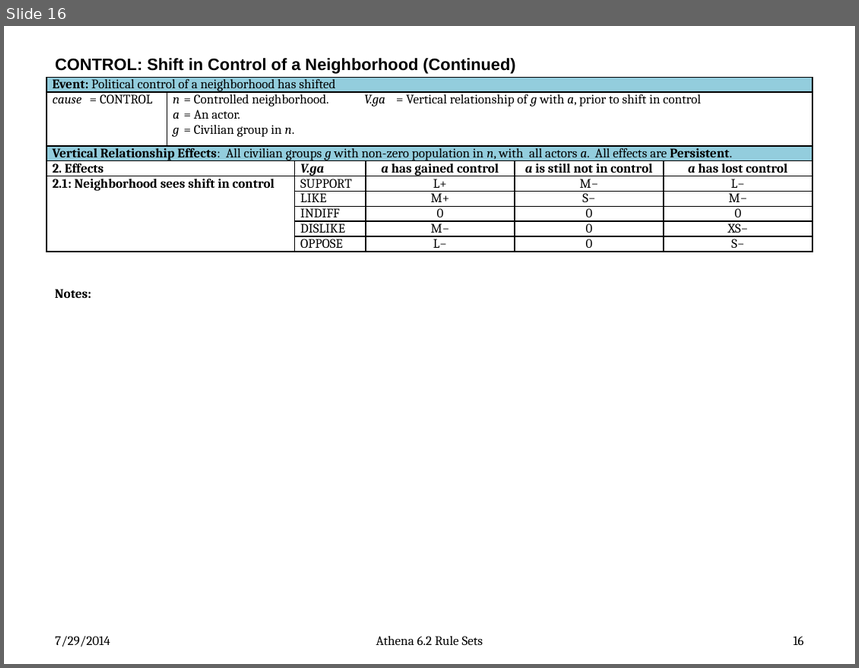
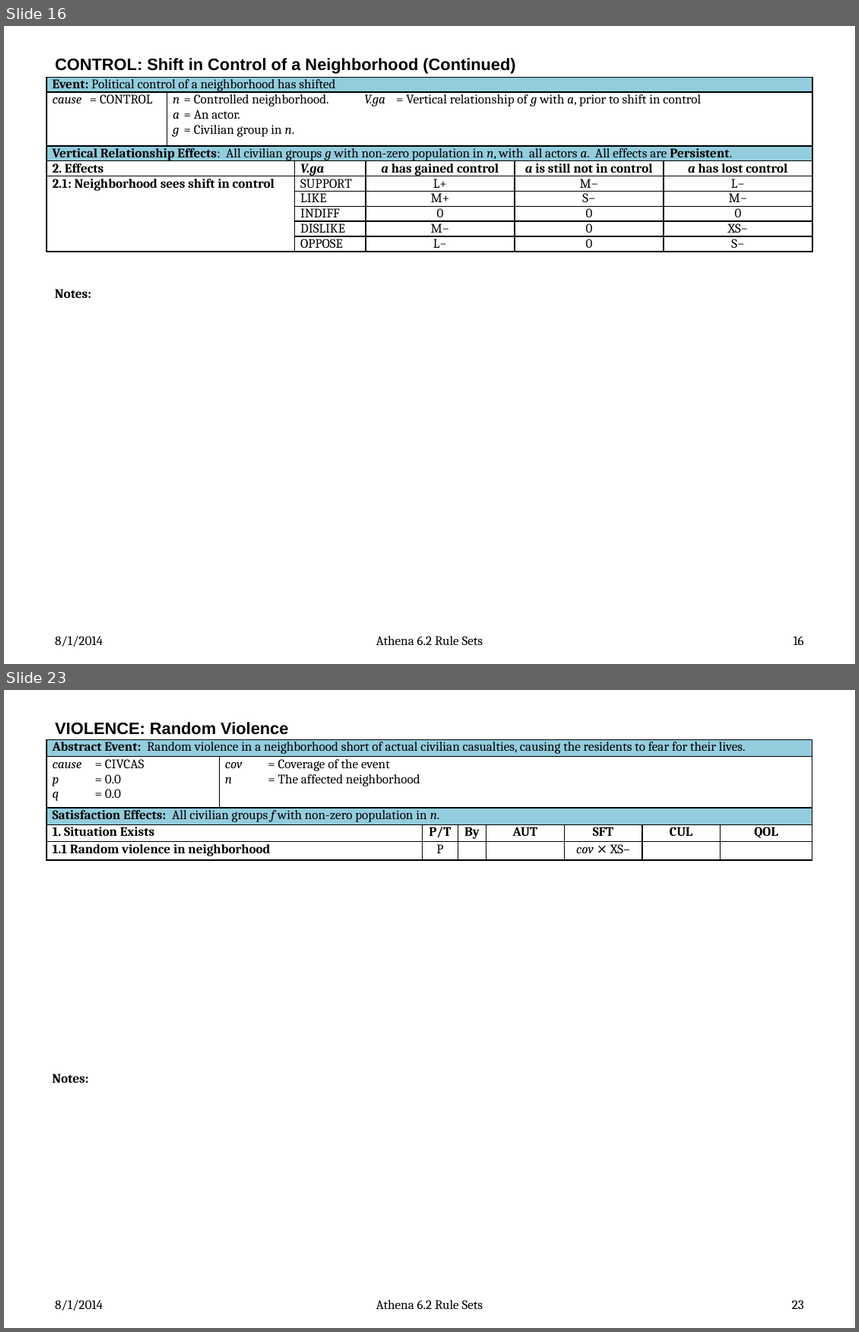
Before and after one commit to AthenaModel/athena-legacy, a slide deck: docs/dev/rules.pptx. Shown one above the other, each under a label of ours: slide 16 before the commit, slides 16 and 23 after it; the slides between them are not shown. The pictures are 859x668 and 859x1332 pixels, drawn with LibreOffice and Linux fonts; fonts in the diff are those of the drawing. Boxes give left, top, right and bottom in pixels: in the first picture for what was removed or moved away, otherwise in the second. Text is boxed around its words. In the diff, an @@ line names an element or a change of style, - is before the commit and + after.

Commit message:
Fixed Bug #{4561}
Added the new rule sets with their model parameters, updated the relevant
enumerations, added a test suite, and updated the Rules document.

```diff
--- a/docs/dev/rules.pptx
+++ b/docs/dev/rules.pptx
@@ slide 23 added at box(4, 690, 855, 1328), background #FFFFFF @@
@@ title added at box(55, 722, 288, 735), 14 pt, text #000000, bold @@
+VIOLENCE: Random Violence
@@ table added at box(47, 739, 813, 860), 5 rows, 8 columns @@
+Abstract Event: Random violence in a neighborhood short of actual civilian casualties, causing the residents to fear for their lives. |  |  |  |  |  |  | 
+cause = CIVCAS / p = 0.0 / q = 0.0 | cov = Coverage of the event / n = The affected neighborhood |  |  |  |  |  | 
+Satisfaction Effects: All civilian groups f with non-zero population in n. |  |  |  |  |  |  | 
+1. Situation Exists |  | P/T | By | AUT | SFT | CUL | QOL
+1.1 Random violence in neighborhood |  | P |  |  | cov ⨯ XS– |  | 
@@ text added at box(52, 1074, 88, 1083), 11 pt, text #000000, bold @@
+Notes:
@@ text added at box(55, 1300, 103, 1311), 11 pt, text #000000 @@
+8/1/2014
@@ text added at box(376, 1300, 484, 1309), 11 pt, text #000000 @@
+Athena 6.2 Rule Sets
@@ page number added at box(792, 1300, 804, 1309), 11 pt, text #000000 @@
+23
@@ slide 16 changed as well @@
@@ text at box(55, 636, 103, 647): text changed @@
-7/29/2014
+8/1/2014
```
Also in this commit, not shown: 72 other slides changed, 6 other slides added, 6 other files.
